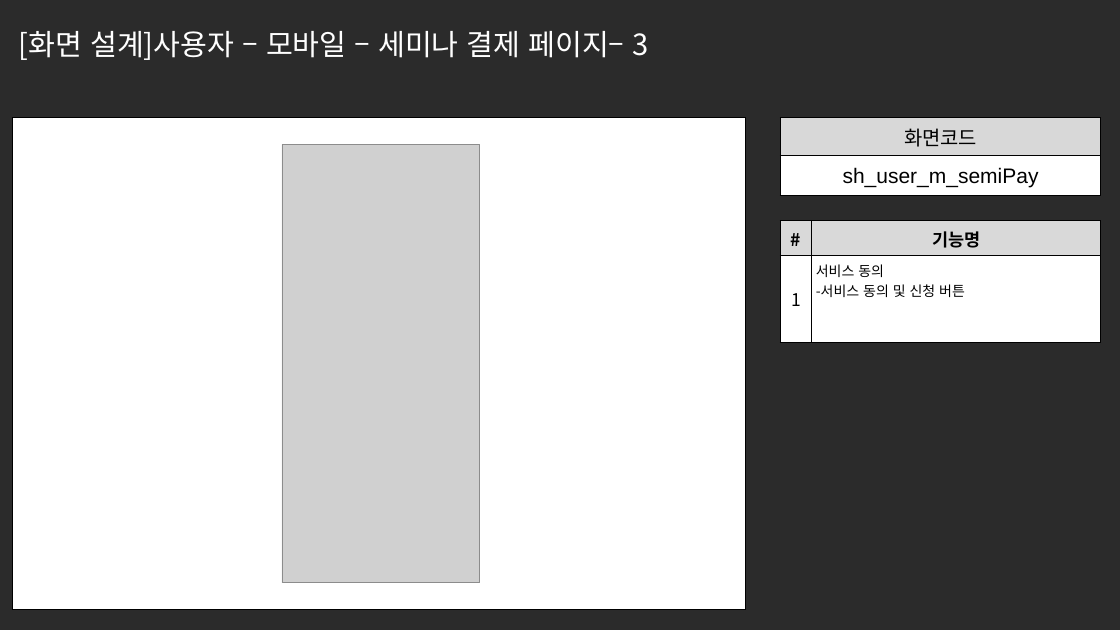
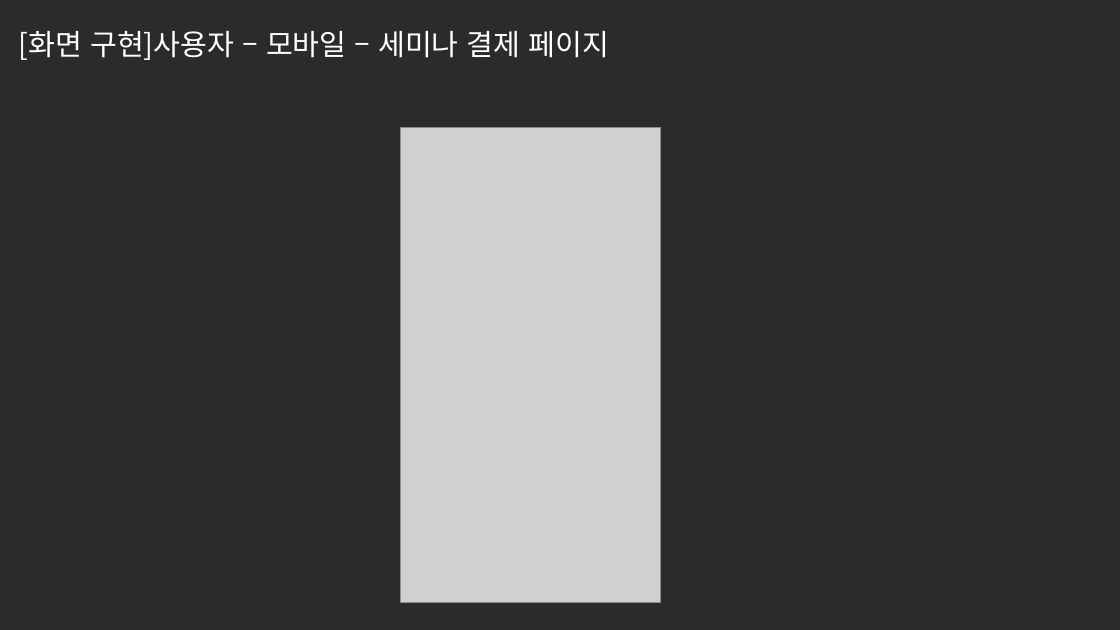
Before and after one commit to ezenteam2/e-Zone, a slide deck: slide 18 of 0 발표용 파워포인트/0424 4차발표/0424 project05 - 파워포인트 - 서희.pptx (slide 21 before the commit). Drawn at 1120x630 pixels with LibreOffice and Linux fonts; fonts in the diff are those of the drawing; grey boxes stand for pictures; background and template pictures are left out; a plain dark background stands for a picture behind light text. Boxes give left, top, right and bottom in pixels: in the first picture for what was removed or moved away, otherwise in the second. Text is boxed around its words. In the diff, an @@ line names an element or a change of style, - is before the commit and + after.

```diff
--- a/0 발표용 파워포인트/0424 4차발표/0424 project05 - 파워포인트 - 서희.pptx
+++ b/0 발표용 파워포인트/0424 4차발표/0424 project05 - 파워포인트 - 서희.pptx
@@ text at <box>19,31,609,60</box>: text changed @@
-[화면 설계]사용자 – 모바일 – 세미나 결제 페이지– 3
+[화면 구현]사용자 – 모바일 – 세미나 결제 페이지
@@ table removed at <box>12,118,745,609</box>, 1 rows, 1 columns @@
-
@@ table removed at <box>781,118,1102,196</box>, 2 rows, 1 columns @@
-화면코드
-sh_user_m_semiPay
@@ picture removed at <box>282,145,481,583</box> @@
@@ picture added at <box>401,127,660,602</box> @@
@@ table removed at <box>781,221,1101,343</box>, 2 rows, 2 columns @@
-# | 기능명
-1 | 서비스 동의 / -서비스 동의 및 신청 버튼
```
Also in this commit, not shown: 2 other slides changed, 4 slides removed.
